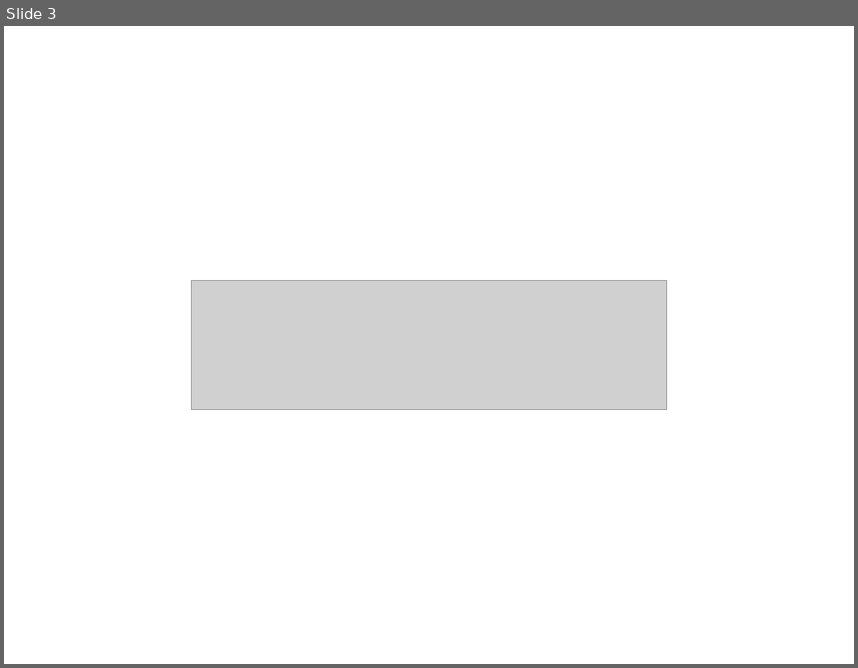
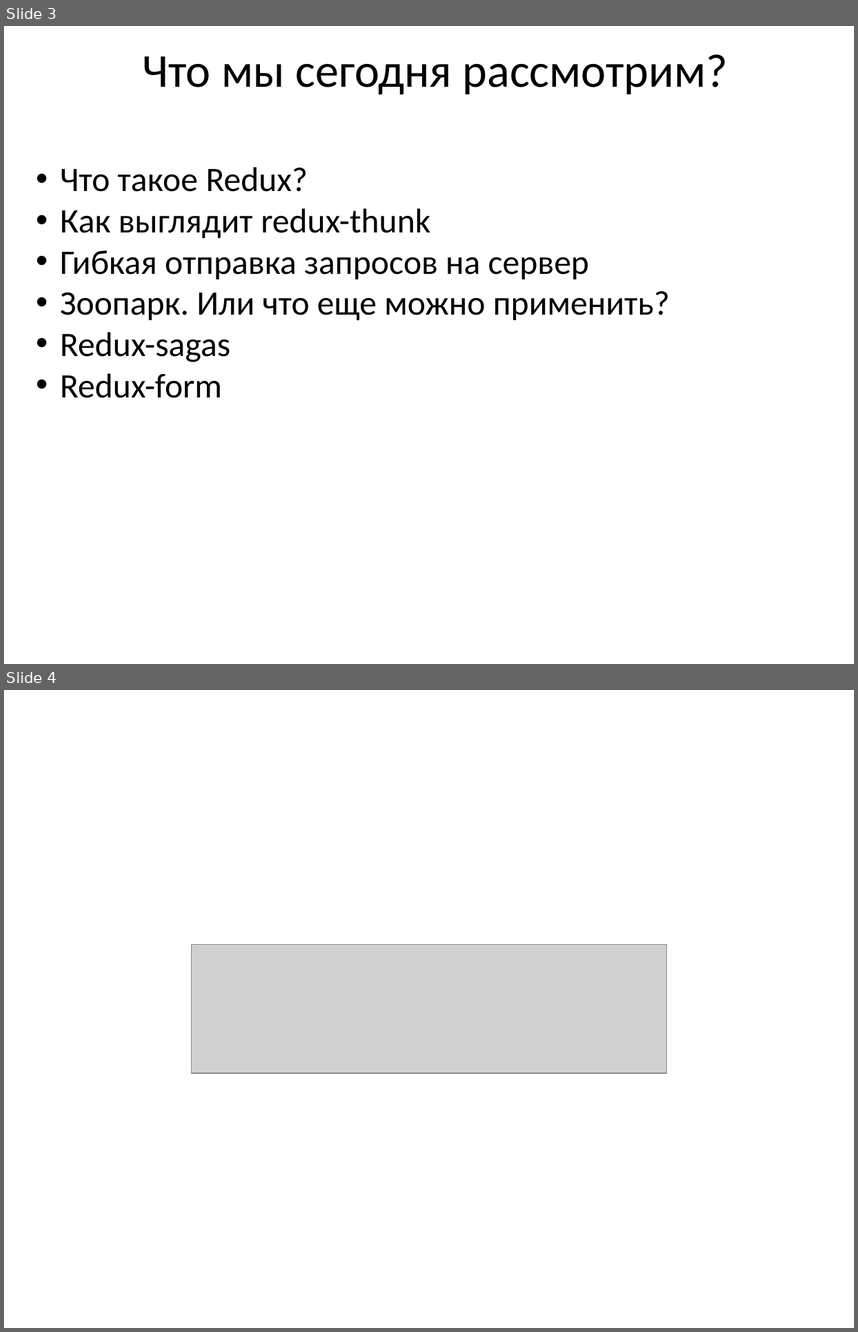
Before and after one commit to Avramenko-Vitaliy/react-redux-samples, a slide deck: presentation.odp. Shown one above the other, each under a label of ours: slide 3 before the commit, slides 3 and 4 after it. The pictures are 858x668 and 858x1332 pixels, drawn with LibreOffice and Linux fonts; fonts in the diff are those of the drawing; grey boxes stand for pictures. Boxes give left, top, right and bottom in pixels: in the first picture for what was removed or moved away, otherwise in the second. Text is boxed around its words. In the diff, an @@ line names an element or a change of style, - is before the commit and + after.

```diff
--- a/presentation.odp
+++ b/presentation.odp
@@ slide 3 added at bbox=[4, 26, 854, 664], background #FFFFFF @@
@@ free added at bbox=[134, 36, 737, 100], 44 pt, text #000000 @@
+Что мы сегодня рассмотрим?
@@ text added at bbox=[60, 167, 670, 398], 32 pt, text #000000 @@
+• Что такое Redux?
+• Как выглядит redux-thunk
+• Гибкая отправка запросов на сервер
+• Зоопарк. Или что еще можно применить?
+• Redux-sagas
+• Redux-form
@@ what was slide 3 is now slide 4 @@
```
Also in this commit, not shown: 3 slides changed, 2 other slides added, 3 other files.
